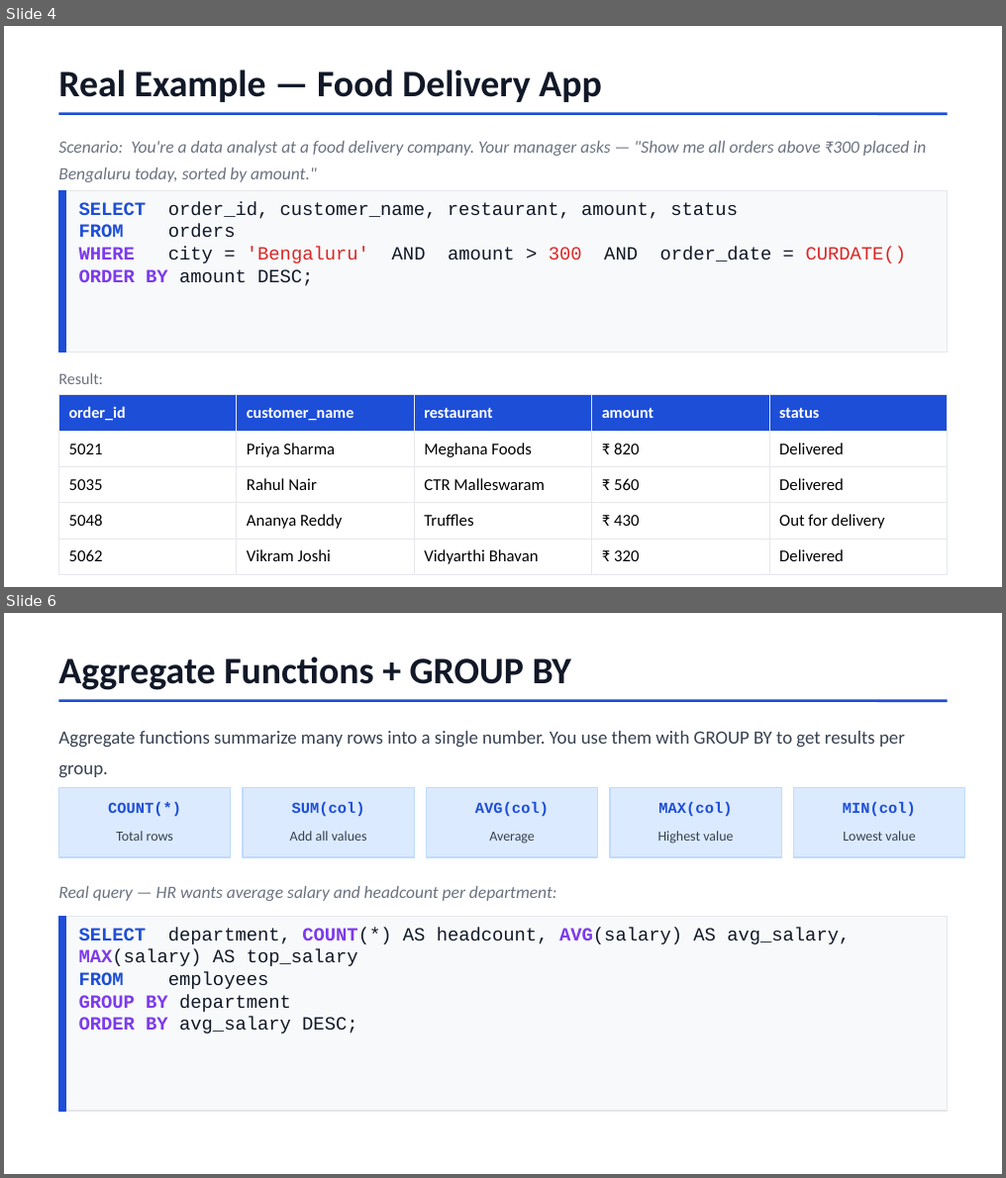
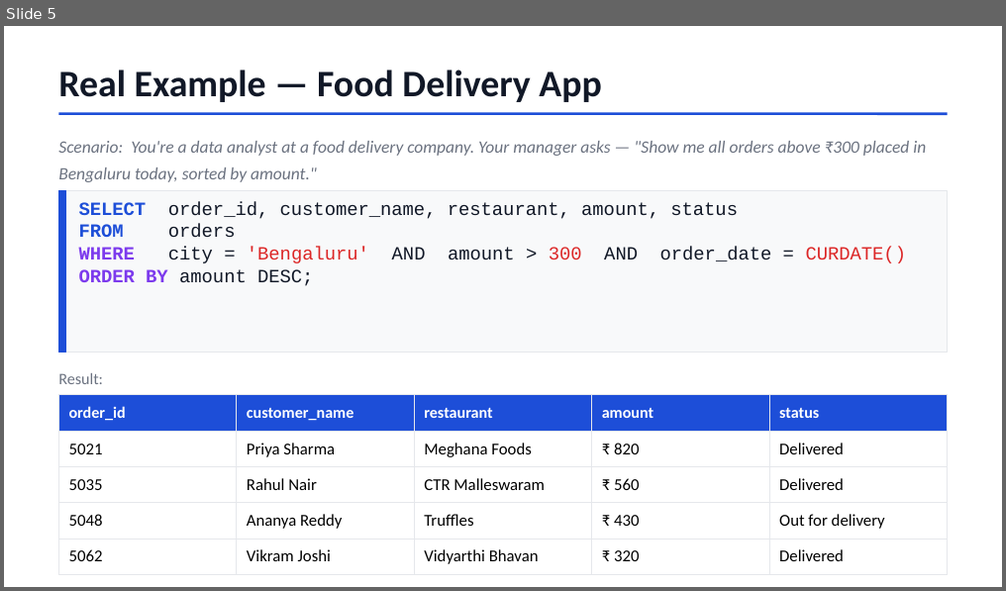
Before and after one commit to Prateekgupta-08/DQL-Command-Technical-Presentation, a slide deck: Prateek_SQL_DQL_Select_Command.pptx. Shown one above the other, each under a label of ours: slides 4 and 6 before the commit, slide 5 after it; the slides between them are not shown. The pictures are 1006x1178 and 1006x591 pixels, drawn with LibreOffice and Linux fonts; fonts in the diff are those of the drawing. Boxes give left, top, right and bottom in pixels: in the first picture for what was removed or moved away, otherwise in the second. Text is boxed around its words. In the diff, an @@ line names an element or a change of style, - is before the commit and + after.

```diff
--- a/Prateek_SQL_DQL_Select_Command.pptx
+++ b/Prateek_SQL_DQL_Select_Command.pptx
@@ slide 6 removed at [4, 613, 1002, 1174], background #FFFFFF @@
@@ text removed at [58, 657, 572, 690] @@
-Aggregate Functions + GROUP BY
@@ line removed from (58, 701) to (947, 701) @@
@@ text removed at [58, 731, 905, 778] @@
-Aggregate functions summarize many rows into a single number. You use them with GROUP BY to get results per group.
@@ rectangle removed at [58, 787, 231, 858] @@
@@ rectangle removed at [243, 787, 414, 858] @@
@@ rectangle removed at [426, 787, 598, 858] @@
@@ rectangle removed at [610, 787, 781, 858] @@
@@ rectangle removed at [793, 787, 965, 858] @@
@@ text removed at [108, 802, 181, 816] @@
-COUNT(*)
@@ text removed at [292, 802, 365, 816] @@
-SUM(col)
@@ text removed at [475, 802, 548, 816] @@
-AVG(col)
@@ text removed at [658, 802, 732, 816] @@
-MAX(col)
@@ text removed at [843, 802, 916, 816] @@
-MIN(col)
@@ text removed at [116, 831, 173, 841] @@
-Total rows
@@ text removed at [290, 831, 367, 841] @@
-Add all values
@@ text removed at [489, 832, 535, 844] @@
-Average
@@ text removed at [658, 831, 733, 844] @@
-Highest value
@@ text removed at [843, 831, 915, 841] @@
-Lowest value
@@ text removed at [58, 886, 557, 901] @@
-Real query — HR wants average salary and headcount per department:
@@ rectangle removed at [58, 916, 947, 1111] @@
@@ rectangle removed at [58, 916, 65, 1111] @@
@@ text removed at [79, 928, 849, 1034] @@
-SELECT department, COUNT(*) AS headcount, AVG(salary) AS avg_salary, MAX(salary) AS top_salary
-FROM employees
-GROUP BY department
-ORDER BY avg_salary DESC;
@@ what was slide 4 is now slide 5 @@
```
Also in this commit, not shown: 5 slides changed, 2 slides added, 1 other slide removed.
